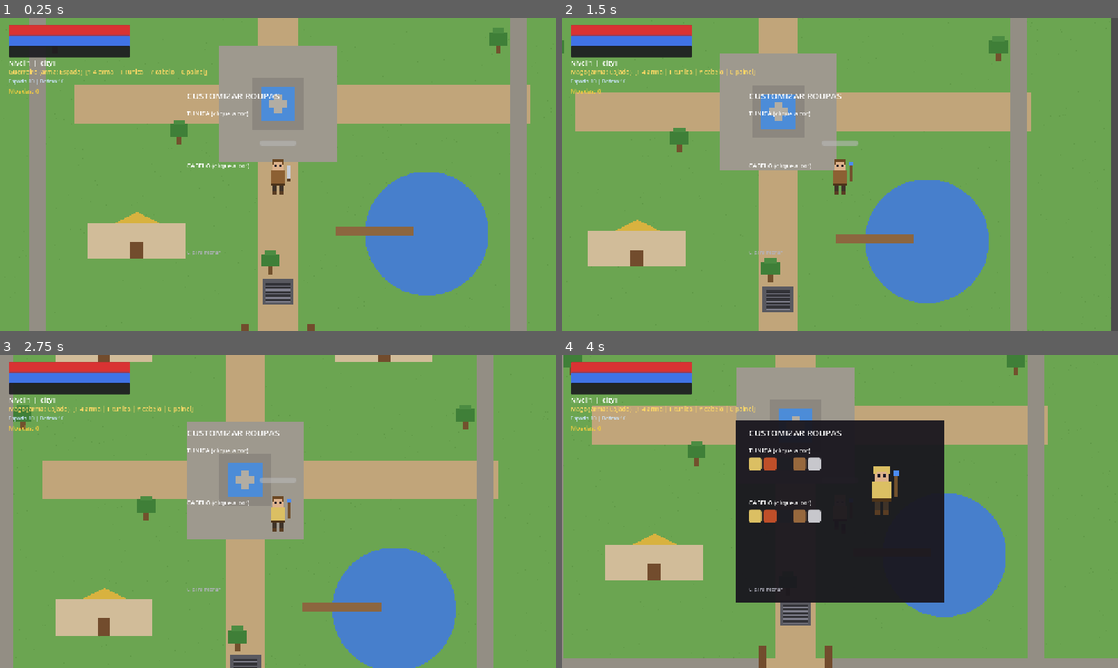
Above: before the commit, frames 1-4 (two rows, left to right).
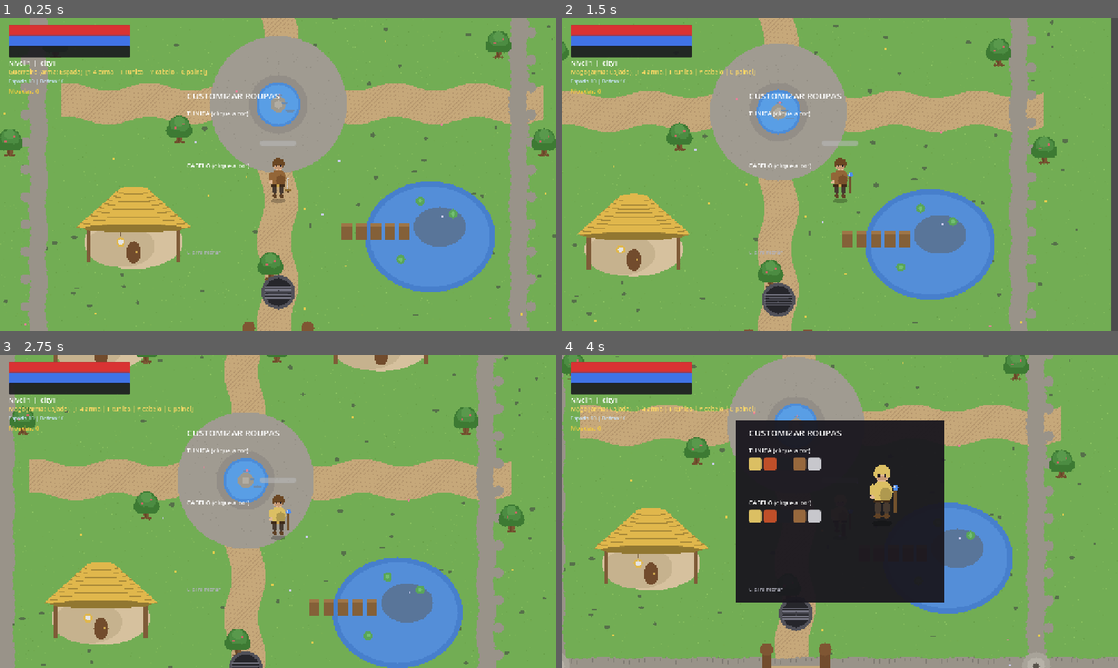
Above: after the commit, the same moments.

Repository: arielmarinho/grimstone
Game: Godot game, scene res://scenes/main.tscn
The game is run twice, just before and just after one commit, with the same random seed, the same clock (stepped at 60 frames per second) and the same inputs.
Inputs (mouse positions are in pixels of both pictures, inside the frame that each line leads up to):
- Up to frame 1 (0.25 s): no input
- Up to frame 2 (1.5 s): tap Enter at 0.5 s; move the mouse to (962, 158) at 0.52 s; tap 1 at 0.6 s; click (962, 158) at 0.67 s; move the mouse to (728, 190) at 1.27 s; tap 4 at 1.35 s; click (728, 190) at 1.42 s
- Up to frame 3 (2.75 s): move the mouse to (333, 442) at 2.02 s; tap T at 2.1 s; click (333, 442) at 2.17 s
- Up to frame 4 (4 s): move the mouse to (812, 574) at 2.77 s; tap Y at 2.85 s; click (812, 574) at 2.92 s; move the mouse to (1006, 558) at 3.52 s; tap C at 3.6 s; click (1006, 558) at 3.67 s

The runs differ from the first frame. In frame 1, 12% of the frame differs, in the area x 0-100%, y 0-100%; in frame 2, 11%; in frame 3, 12%; in frame 4, 9.2%.

Commit message:
Arte orgânica: knight e rato com elipses/sombras/highlights, armas afuniladas, cidade com muralha ondulada/torres/lago/vitórias-régias/flores, caverna com musgo/cristais/barris — 0 erros headless

Diff:
--- a/game/scripts/autoload/equips.gd
+++ b/game/scripts/autoload/equips.gd
@@ -42,39 +42,49 @@
 	match weapon:
 		"sword":
 			var steel: Color = w["cor"]
+			var steel_l: Color = Color(0.9, 0.91, 0.94)
 			if is_attack and f >= 2:
-				_draw_blade(img, cx + 10, sy + 4, 14, 4, steel)
-				_draw_blade(img, cx + 6, sy + 2, 6, 8, Color(0.9, 0.92, 0.95, 0.6))
+				_draw_blade(img, cx - 2, sy + 8, 22, 3, steel)
+				_draw_blade(img, cx - 6, sy + 5, 8, 8, Color(0.95, 0.95, 1.0, 0.45))
 			else:
-				_draw_blade(img, cx + 14, sy, 4, 22, steel)
-			_draw_blade(img, cx + 13, sy + 20, 6, 3, w["cor_cabo"])
+				for i in range(18):
+					var wdt = 3.0 - i * 0.12
+					_draw_blade(img, cx + 4 - wdt / 2, sy + i, int(wdt) + 1, 1, steel if i % 3 != 0 else steel_l)
+				_draw_blade(img, cx - 1, sy + 17, 10, 3, Color(0.55, 0.42, 0.2))
+				_draw_circle(img, cx + 4, sy + 21, 1.8, w["cor_cabo"])
 		"axe":
 			var steel: Color = w["cor"]
 			if is_attack and f >= 2:
-				_draw_blade(img, cx + 10, sy + 2, 14, 4, steel)
+				_draw_blade(img, cx - 2, sy + 6, 22, 3, steel)
+				_draw_circle(img, cx + 12, sy + 7, 4, Color(0.95, 0.95, 1.0, 0.4))
 			else:
-				_draw_blade(img, cx + 15, sy, 4, 22, w["cor_cabo"])
-				_draw_blade(img, cx + 13, sy - 2, 10, 10, steel)
-				_draw_blade(img, cx + 15, sy - 2, 6, 10, Color(0.85, 0.87, 0.9))
+				_draw_blade(img, cx + 3, sy - 2, 3, 24, w["cor_cabo"])
+				_draw_ellipse(img, cx + 9, sy + 2, 6, 7, steel)
+				_draw_ellipse(img, cx + 10.5, sy + 2, 3.5, 5, Color(0.88, 0.9, 0.93))
 		"bow":
 			var wood: Color = w["cor"]
 			var string_c: Color = w["cor_cabo"]
-			for i in range(10):
-				var off = abs(i - 5)
-				_draw_blade(img, cx + 16 + off / 2, sy + i * 2, 3, 2, wood)
-			_draw_blade(img, cx + 21, sy, 1, 20, string_c)
+			for i in range(14):
+				var ang = -1.2 + i * (2.4 / 13)
+				var bx = cx + 6 + cos(ang) * 4
+				var by = sy + 10 + sin(ang) * 11
+				_draw_circle(img, bx, by, 1.6, wood)
+			_draw_blade(img, cx + 10, sy - 1, 1, 22, string_c)
 			if is_attack and f >= 2:
-				_draw_blade(img, cx + 22, sy + 8, 12, 2, Color(0.9, 0.85, 0.7))
+				_draw_blade(img, cx + 10, sy + 9, 14, 2, Color(0.9, 0.85, 0.7))
+				_draw_blade(img, cx + 22, sy + 8, 3, 4, Color(0.85, 0.85, 0.85))
 		"staff":
 			var wood: Color = w["cor"]
 			var orb: Color = w["cor_orb"]
-			_draw_blade(img, cx + 15, sy, 4, 24, wood)
+			_draw_blade(img, cx + 3, sy - 2, 3, 26, wood)
 			var orb_c := orb
 			if is_attack and f >= 2:
-				orb_c = Color(0.7, 0.85, 1.0)
-			_draw_blade(img, cx + 14, sy - 6, 6, 6, orb_c)
+				orb_c = Color(0.75, 0.9, 1.0)
+			_draw_circle(img, cx + 4.5, sy - 5, 3.5, orb_c)
+			_draw_circle(img, cx + 3.5, sy - 6, 1.2, Color(1, 1, 1, 0.8))
 			if is_attack and f >= 2:
-				_draw_blade(img, cx + 24, sy + 2, 8, 8, Color(0.95, 0.6, 0.2))
+				_draw_circle(img, cx + 16, sy + 8, 4, Color(0.95, 0.6, 0.2))
+				_draw_circle(img, cx + 18, sy + 8, 2.2, Color(0.98, 0.85, 0.4))
 
 static func _draw_blade(img: Image, x: int, y: int, w: int, h: int, c: Color) -> void:
 	for j in range(h):
@@ -83,3 +93,16 @@
 			var py = y + j
 			if px >= 0 and py >= 0 and px < img.get_width() and py < img.get_height():
 				img.set_pixel(px, py, c)
+
+static func _draw_ellipse(img: Image, cx: float, cy: float, rx: float, ry: float, c: Color) -> void:
+	for j in range(int(cy - ry) - 1, int(cy + ry) + 2):
+		for i in range(int(cx - rx) - 1, int(cx + rx) + 2):
+			if i < 0 or j < 0 or i >= img.get_width() or j >= img.get_height():
+				continue
+			var dx = (i - cx) / max(rx, 0.1)
+			var dy = (j - cy) / max(ry, 0.1)
+			if dx * dx + dy * dy <= 1.0:
+				img.set_pixel(i, j, c)
+
+static func _draw_circle(img: Image, cx: float, cy: float, r: float, c: Color) -> void:
+	_draw_ellipse(img, cx, cy, r, r, c)
--- a/game/scripts/autoload/tex_helper.gd
+++ b/game/scripts/autoload/tex_helper.gd
@@ -1,7 +1,7 @@
 class_name TexHelper
 extends Object
-## TexHelper — carrega sprite real do disco (PNG ou .b64); se nao existir, gera arte procedural
-## Suporta weapon/hair/tunic para o sistema de classes estilo Rucoy
+## TexHelper — carrega sprite real do disco (PNG ou .b64); se nao existir, gera arte procedural ORGANICA
+## (círculos/elipses com sombreado — fiel as referencias Rucoy)
 
 static func load_sheet(path: String, frame_count: int = 4) -> Array[Texture2D]:
 	var img := _load_image(path)
@@ -58,7 +58,7 @@
 		frames.append(ImageTexture.create_from_image(img))
 	return frames
 
-# ---------- KNIGHT (cabelo castanho, tunica marrom, espada — cores customizaveis) ----------
+# ---------- KNIGHT ORGANICO ----------
 static func _draw_knight(img: Image, f: int, is_attack: bool, is_death: bool, is_walk: bool, weapon: String = "sword", hair_color: String = "castanho", tunic_color: String = "castanho") -> void:
 	var cx := 48
 	var bob := 0
@@ -73,67 +73,101 @@
 	var hair := Color(0.42, 0.28, 0.14)
 	if hair_color != "castanho" and Equips.CLOTHES_COLORS.has(hair_color):
 		hair = Equips.CLOTHES_COLORS[hair_color]
-	var skin := Color(0.87, 0.7, 0.55)
-	var tunic := Color(0.55, 0.38, 0.2)
+	var skin := Color(0.88, 0.72, 0.58)
+	var skin_sh := Color(0.78, 0.6, 0.46)
+	var tunic := Color(0.58, 0.4, 0.22)
+	var tunic_d := Color(0.48, 0.32, 0.17)
 	if tunic_color != "castanho" and Equips.CLOTHES_COLORS.has(tunic_color):
 		tunic = Equips.CLOTHES_COLORS[tunic_color]
-	var belt := Color(0.3, 0.2, 0.1)
-	var pants := Color(0.25, 0.2, 0.16)
-	var boots := Color(0.35, 0.24, 0.14)
-	var steel := Color(0.78, 0.8, 0.84)
+		tunic_d = tunic.darkened(0.2)
+	var pants := Color(0.28, 0.23, 0.19)
+	var boots := Color(0.38, 0.26, 0.15)
 	if is_death:
-		_draw_rect(img, cx - 16, 78, 32, 8, tunic)
-		_draw_rect(img, cx - 22, 78, 8, 8, skin)
-		_draw_rect(img, cx - 23, 77, 8, 4, hair)
-		_draw_rect(img, cx + 14, 74, 3, 16, steel)
+		_draw_ellipse(img, cx + 2, 84, 16, 5, tunic)
+		_draw_circle(img, cx - 18, 84, 6, skin)
+		_draw_ellipse(img, cx - 20, 82, 6, 3, hair)
+		_draw_ellipse(img, cx + 18, 86, 8, 3, pants)
+		_draw_rect(img, cx + 14, 90, 14, 2, Color(0.8, 0.82, 0.86))
 		return
-	_draw_rect(img, cx - 8, 64 + leg_l, 6, 12, pants)
-	_draw_rect(img, cx + 2, 64 + leg_r, 6, 12, pants)
-	_draw_rect(img, cx - 8, 74 + leg_l, 6, 5, boots)
-	_draw_rect(img, cx + 2, 74 + leg_r, 6, 5, boots)
-	_draw_rect(img, cx - 11, 40 + bob, 22, 24, tunic)
-	_draw_rect(img, cx - 11, 60 + bob, 22, 4, belt)
-	_draw_rect(img, cx - 8, 26 + bob, 16, 14, skin)
-	_draw_rect(img, cx - 9, 23 + bob, 18, 6, hair)
-	_draw_rect(img, cx - 9, 27 + bob, 3, 5, hair)
-	_draw_rect(img, cx + 6, 27 + bob, 3, 5, hair)
-	_draw_rect(img, cx - 5, 32 + bob, 3, 3, Color(0.1, 0.1, 0.15))
-	_draw_rect(img, cx + 2, 32 + bob, 3, 3, Color(0.1, 0.1, 0.15))
-	var sy := 34 + bob
+	_draw_ellipse(img, cx, 88, 11, 3.5, Color(0, 0, 0, 0.25))
+	_draw_ellipse(img, cx - 5, 70 + leg_l, 3.5, 8, pants)
+	_draw_ellipse(img, cx + 5, 70 + leg_r, 3.5, 8, pants)
+	_draw_ellipse(img, cx - 5, 80 + leg_l, 4, 3, boots)
+	_draw_ellipse(img, cx + 5, 80 + leg_r, 4, 3, boots)
+	_draw_ellipse(img, cx, 52 + bob, 12, 13, tunic)
+	_draw_ellipse(img, cx + 4, 56 + bob, 7, 9, tunic_d)
+	_draw_rect(img, cx - 10, 62 + bob, 20, 3, Color(0.25, 0.17, 0.1))
+	_draw_circle(img, cx, 63.5 + bob, 1.5, Color(0.8, 0.65, 0.3))
+	_draw_ellipse(img, cx - 11, 50 + bob, 3, 7, tunic)
+	_draw_circle(img, cx - 11, 58 + bob, 2.5, skin)
+	_draw_circle(img, cx, 32 + bob, 8.5, skin)
+	_draw_ellipse(img, cx, 36 + bob, 6, 3, skin_sh)
+	_draw_ellipse(img, cx, 27 + bob, 8.5, 5.5, hair)
+	_draw_ellipse(img, cx - 7, 31 + bob, 2.5, 4, hair)
+	_draw_ellipse(img, cx + 7, 31 + bob, 2.5, 4, hair)
+	_draw_circle(img, cx - 3.5, 33 + bob, 1.3, Color(0.12, 0.1, 0.14))
+	_draw_circle(img, cx + 3.5, 33 + bob, 1.3, Color(0.12, 0.1, 0.14))
+	_draw_circle(img, cx - 3.5, 33.5 + bob, 0.5, Color(0.9, 0.9, 0.9))
+	_draw_circle(img, cx + 3.5, 33.5 + bob, 0.5, Color(0.9, 0.9, 0.9))
+	var hand_x := cx + 11
+	var hand_y := 52 + bob
 	if Equips.WEAPONS.has(weapon):
-		Equips.draw_weapon(img, weapon, cx, sy, f, is_attack)
-	else:
-		_draw_rect(img, cx + 14, sy, 4, 22, steel)
-		_draw_rect(img, cx + 13, sy + 20, 6, 3, belt)
-
-# ---------- RATO (marrom, olhos vermelhos, orelhas rosas) ----------
+		Equips.draw_weapon(img, weapon, hand_x, hand_y, f, is_attack)
+
+# ---------- RATO ORGANICO ----------
 static func _draw_rat(img: Image, f: int, is_attack: bool, is_death: bool, is_walk: bool) -> void:
-	var cx := 48
-	var fur := Color(0.45, 0.32, 0.18)
-	var fur2 := Color(0.55, 0.42, 0.25)
-	var ear := Color(0.85, 0.62, 0.65)
-	var eye := Color(0.9, 0.12, 0.12)
+	var cx := 44
+	var fur := Color(0.48, 0.34, 0.19)
+	var fur_d := Color(0.38, 0.27, 0.15)
+	var belly := Color(0.72, 0.62, 0.5)
+	var ear := Color(0.82, 0.58, 0.6)
+	var eye := Color(0.85, 0.1, 0.1)
 	var bob: int = [0, 1, 0, 1][f]
 	if is_death:
-		_draw_rect(img, cx - 18, 82, 36, 6, fur)
-		_draw_rect(img, cx + 16, 80, 10, 4, ear)
+		_draw_ellipse(img, cx, 86, 17, 5, fur)
+		_draw_circle(img, cx + 18, 84, 6, fur)
+		_draw_circle(img, cx + 15, 80, 3, ear)
+		_draw_circle(img, cx + 21, 81, 3, ear)
+		_draw_ellipse(img, cx - 8, 78, 2, 5, Color(0.7, 0.5, 0.5))
+		_draw_ellipse(img, cx - 2, 77, 2, 5, Color(0.7, 0.5, 0.5))
 		return
-	_draw_rect(img, cx - 16, 62 + bob, 30, 16, fur)
-	_draw_rect(img, cx - 14, 70 + bob, 26, 8, fur2)
-	_draw_rect(img, cx + 10, 58 + bob, 16, 14, fur)
-	_draw_rect(img, cx + 24, 64 + bob, 4, 6, fur2)
-	_draw_rect(img, cx + 10, 52 + bob, 5, 6, ear)
-	_draw_rect(img, cx + 19, 52 + bob, 5, 6, ear)
-	_draw_rect(img, cx + 17, 61 + bob, 3, 3, eye)
+	_draw_ellipse(img, cx, 88, 15, 3.5, Color(0, 0, 0, 0.25))
+	_draw_ellipse(img, cx - 20, 80 - bob * 2, 6, 2.5, ear)
+	_draw_ellipse(img, cx - 26, 76 - bob * 3, 5, 2, ear)
+	_draw_ellipse(img, cx, 74 + bob, 16, 9, fur)
+	_draw_ellipse(img, cx - 2, 78 + bob, 11, 5, belly)
+	_draw_circle(img, cx + 16, 66 + bob, 7.5, fur)
+	_draw_ellipse(img, cx + 20, 69 + bob, 5, 3, fur_d)
+	_draw_circle(img, cx + 24, 68 + bob, 1.5, Color(0.75, 0.5, 0.5))
+	_draw_circle(img, cx + 12, 59 + bob, 3.5, ear)
+	_draw_circle(img, cx + 20, 58 + bob, 3.5, ear)
+	_draw_circle(img, cx + 12, 59 + bob, 1.8, Color(0.7, 0.45, 0.5))
+	_draw_circle(img, cx + 20, 58 + bob, 1.8, Color(0.7, 0.45, 0.5))
+	_draw_circle(img, cx + 18, 65 + bob, 1.8, eye)
+	_draw_circle(img, cx + 18.5, 64.5 + bob, 0.6, Color(1.0, 0.6, 0.6))
+	_draw_rect(img, cx + 22, 71 + bob, 1.5, 2.5, Color(0.95, 0.95, 0.9))
+	_draw_rect(img, cx + 24, 71 + bob, 1.5, 2.5, Color(0.95, 0.95, 0.9))
 	var step := 0
 	if is_walk:
 		step = [2, 0, -2, 0][f]
-	_draw_rect(img, cx - 12, 76 + step, 4, 5, fur)
-	_draw_rect(img, cx + 2, 76 - step, 4, 5, fur)
-	_draw_rect(img, cx - 24, 66 + bob, 8, 3, ear)
+	_draw_ellipse(img, cx - 8, 84 + step, 2.5, 2, fur_d)
+	_draw_ellipse(img, cx + 2, 84 - step, 2.5, 2, fur_d)
 	if is_attack and f >= 2:
-		_draw_rect(img, cx + 22, 66 + bob, 8, 4, Color(0.75, 0.3, 0.3))
-		_draw_rect(img, cx + 24, 66 + bob, 2, 2, Color(0.95, 0.95, 0.9))
+		_draw_ellipse(img, cx + 22, 71 + bob, 4, 2.5, Color(0.7, 0.25, 0.25))
+		_draw_circle(img, cx + 21, 69.5 + bob, 1, Color(0.95, 0.95, 0.9))
+
+static func _draw_ellipse(img: Image, cx: float, cy: float, rx: float, ry: float, c: Color) -> void:
+	for j in range(int(cy - ry) - 1, int(cy + ry) + 2):
+		for i in range(int(cx - rx) - 1, int(cx + rx) + 2):
+			if i < 0 or j < 0 or i >= img.get_width() or j >= img.get_height():
+				continue
+			var dx = (i - cx) / max(rx, 0.1)
+			var dy = (j - cy) / max(ry, 0.1)
+			if dx * dx + dy * dy <= 1.0:
+				img.set_pixel(i, j, c)
+
+static func _draw_circle(img: Image, cx: float, cy: float, r: float, c: Color) -> void:
+	_draw_ellipse(img, cx, cy, r, r, c)
 
 static func _draw_rect(img: Image, x: int, y: int, w: int, h: int, c: Color) -> void:
 	for j in range(h):
@@ -151,109 +185,179 @@
 		return _map_cave()
 	return _map_city()
 
-# ---------- CIDADE 1 (muralha, fonte central, lojas, lago, portao sul, bueiro) ----------
+# ---------- CIDADE 1 ORGANICA ----------
 static func _map_city() -> Texture2D:
 	var W := 1024
 	var H := 1024
 	var img = Image.create(W, H, false, Image.FORMAT_RGBA8)
-	img.fill(Color(0.42, 0.65, 0.32))
-	for i in range(2400):
+	img.fill(Color(0.45, 0.68, 0.33))
+	for i in range(9000):
 		var x = randi() % W
 		var y = randi() % H
-		img.set_pixel(x, y, Color(0.38, 0.6, 0.28))
-	var dirt := Color(0.76, 0.65, 0.48)
-	for y in range(200, 900):
-		for x in range(W / 2 - 30, W / 2 + 30):
+		var shade = 0.4 + randf() * 0.15
+		img.set_pixel(x, y, Color(shade, shade + 0.22, shade * 0.7))
+	for i in range(140):
+		var x = 20 + randi() % (W - 40)
+		var y = 20 + randi() % (H - 40)
+		_draw_ellipse(img, x, y, 2 + randf() * 3, 1.5 + randf() * 2, Color(0.38, 0.58, 0.28, 0.5))
+	var dirt := Color(0.78, 0.66, 0.48)
+	var dirt_d := Color(0.7, 0.58, 0.42)
+	for y in range(180, 920):
+		var wobble = sin(y * 0.05) * 6
+		for x in range(W / 2 - 26 + wobble, W / 2 + 26 + wobble):
+			var c = dirt if (x + y) % 7 != 0 else dirt_d
+			img.set_pixel(x, y, c)
+	for x in range(180, 920):
+		var wobble = cos(x * 0.05) * 6
+		for y in range(H / 2 - 26 + wobble, H / 2 + 26 + wobble):
+			var c = dirt if (x + y) % 7 != 0 else dirt_d
+			img.set_pixel(x, y, c)
+	_draw_circle(img, W / 2, H / 2, 105, Color(0.63, 0.61, 0.57))
+	for i in range(400):
+		var ang = randf() * TAU
+		var r = randf() * 100
+		var px = W / 2 + cos(ang) * r
+		var py = H / 2 + sin(ang) * r
+		img.set_pixel(px, py, Color(0.58, 0.56, 0.52))
+	_draw_circle(img, W / 2, H / 2, 45, Color(0.58, 0.56, 0.53))
+	_draw_circle(img, W / 2, H / 2, 34, Color(0.3, 0.55, 0.85))
+	_draw_circle(img, W / 2, H / 2, 30, Color(0.35, 0.62, 0.9))
+	_draw_circle(img, W / 2, H / 2, 12, Color(0.62, 0.6, 0.56))
+	_draw_circle(img, W / 2, H / 2, 6, Color(0.7, 0.68, 0.64))
+	for i in range(3):
+		_draw_ellipse(img, W / 2 + 18 - i * 8, H / 2 + 10 - i * 12, 6 - i, 2 - i * 0.5, Color(0.5, 0.72, 0.95, 0.6))
+	var wall := Color(0.6, 0.58, 0.54)
+	var wall_d := Color(0.5, 0.48, 0.45)
+	for i in range(0, W, 2):
+		var wv = sin(i * 0.08) * 2
+		_draw_ellipse(img, i, 143 + wv, 2.2, 14, wall)
+		if i % 8 == 0:
+			_draw_ellipse(img, i + 1, 143 + wv, 1.8, 14, wall_d)
+		_draw_ellipse(img, i, 881 + wv, 2.2, 14, wall)
+		if i % 8 == 0:
+			_draw_ellipse(img, i + 1, 881 + wv, 1.8, 14, wall_d)
+	for j in range(143, 895, 2):
+		var wv = cos(j * 0.08) * 2
+		_draw_ellipse(img, 143 + wv, j, 14, 2.2, wall)
+		if j % 8 == 0:
+			_draw_ellipse(img, 143 + wv, j + 1, 14, 1.8, wall_d)
+		_draw_ellipse(img, 881 + wv, j, 14, 2.2, wall)
+		if j % 8 == 0:
+			_draw_ellipse(img, 881 + wv, j + 1, 14, 1.8, wall_d)
+	for i in range(150, 860, 42):
+		_draw_circle(img, i, 124, 8, wall)
+		_draw_circle(img, i, 900, 8, wall)
+	for j in range(150, 860, 42):
+		_draw_circle(img, 124, j, 8, wall)
+		_draw_circle(img, 900, j, 8, wall)
+	for pos in [[143, 143], [881, 143], [143, 881], [881, 881]]:
+		_draw_circle(img, pos[0], pos[1], 22, Color(0.66, 0.64, 0.6))
+		_draw_circle(img, pos[0], pos[1], 14, Color(0.72, 0.7, 0.66))
+		_draw_circle(img, pos[0], pos[1], 5, Color(0.35, 0.33, 0.3))
+	for y in range(881, 1024):
+		for x in range(W / 2 - 46, W / 2 + 46):
 			img.set_pixel(x, y, dirt)
-	for x in range(200, 900):
-		for y in range(H / 2 - 30, H / 2 + 30):
-			img.set_pixel(x, y, dirt)
-	for y in range(H / 2 - 90, H / 2 + 90):
-		for x in range(W / 2 - 90, W / 2 + 90):
-			img.set_pixel(x, y, Color(0.62, 0.6, 0.56))
-	for y in range(H / 2 - 40, H / 2 + 40):
-		for x in range(W / 2 - 40, W / 2 + 40):
-			img.set_pixel(x, y, Color(0.55, 0.53, 0.5))
-	for y in range(H / 2 - 26, H / 2 + 26):
-		for x in range(W / 2 - 26, W / 2 + 26):
-			img.set_pixel(x, y, Color(0.3, 0.55, 0.85))
-	_draw_rect(img, W / 2 - 6, H / 2 - 14, 12, 28, Color(0.7, 0.68, 0.64))
-	_draw_rect(img, W / 2 - 14, H / 2 - 6, 28, 12, Color(0.7, 0.68, 0.64))
-	var wall := Color(0.58, 0.56, 0.52)
-	var wall_dark := Color(0.48, 0.46, 0.43)
-	for i in range(W):
-		_draw_rect(img, i, 130, 1, 26, wall)
-		_draw_rect(img, i, 130, 1, 4, wall_dark)
-		_draw_rect(img, i, 868, 1, 26, wall)
-	for j in range(130, 894):
-		_draw_rect(img, 130, j, 26, 1, wall)
-		_draw_rect(img, 868, j, 26, 1, wall)
-	for i in range(140, 860, 40):
-		_draw_rect(img, i, 118, 20, 12, wall)
-		_draw_rect(img, i, 868, 20, 12, wall)
-	for y in range(868, 1024):
-		for x in range(W / 2 - 50, W / 2 + 50):
-			img.set_pixel(x, y, dirt)
-	_draw_rect(img, W / 2 - 56, 850, 12, 60, Color(0.45, 0.3, 0.18))
-	_draw_rect(img, W / 2 + 44, 850, 12, 60, Color(0.45, 0.3, 0.18))
-	_draw_building(img, 220, 220, 150, 110, Color(0.25, 0.4, 0.75))
-	_draw_building(img, 650, 220, 150, 110, Color(0.55, 0.3, 0.7))
-	_draw_building(img, 220, 640, 150, 110, Color(0.85, 0.7, 0.25))
-	for y in range(600, 820):
-		for x in range(640, 840):
-			if Vector2(x - 740, y - 710).length() < 95:
-				img.set_pixel(x, y, Color(0.28, 0.5, 0.8))
-	for x in range(600, 720):
-		_draw_rect(img, x, 700, 1, 14, Color(0.55, 0.4, 0.25))
-	for pos in [[360, 300], [560, 300], [360, 560], [170, 420], [850, 420], [500, 760]]:
+	_draw_rect(img, W / 2 - 52, 860, 14, 70, Color(0.45, 0.3, 0.18))
+	_draw_rect(img, W / 2 + 38, 860, 14, 70, Color(0.45, 0.3, 0.18))
+	_draw_circle(img, W / 2 - 45, 855, 10, Color(0.5, 0.34, 0.2))
+	_draw_circle(img, W / 2 + 45, 855, 10, Color(0.5, 0.34, 0.2))
+	_draw_building(img, 210, 220, 160, 115, Color(0.3, 0.45, 0.8))
+	_draw_building(img, 640, 220, 160, 115, Color(0.6, 0.35, 0.75))
+	_draw_building(img, 210, 640, 160, 115, Color(0.88, 0.72, 0.3))
+	_draw_ellipse(img, 745, 715, 100, 85, Color(0.28, 0.5, 0.8))
+	_draw_ellipse(img, 745, 715, 92, 77, Color(0.33, 0.56, 0.85))
+	_draw_ellipse(img, 760, 700, 40, 30, Color(0.4, 0.62, 0.9, 0.5))
+	for pos in [[700, 750], [780, 680], [730, 660]]:
+		_draw_circle(img, pos[0], pos[1], 7, Color(0.35, 0.65, 0.35))
+		_draw_circle(img, pos[0], pos[1], 3, Color(0.45, 0.75, 0.45))
+	for i in range(5):
+		_draw_rect(img, 610 + i * 22, 695, 16, 26, Color(0.52, 0.38, 0.22))
+		_draw_rect(img, 610 + i * 22, 695, 16, 5, Color(0.62, 0.46, 0.28))
+	for pos in [[360, 320], [560, 320], [360, 560], [170, 430], [850, 430], [500, 770], [920, 580], [100, 580]]:
 		_draw_tree(img, pos[0], pos[1])
-	_draw_rect(img, W / 2 - 24, 780, 48, 40, Color(0.35, 0.35, 0.38))
-	_draw_rect(img, W / 2 - 18, 786, 36, 28, Color(0.2, 0.2, 0.22))
+	for i in range(40):
+		var fx = 20 + randi() % (W - 40)
+		var fy = 20 + randi() % (H - 40)
+		if img.get_pixel(fx, fy).g > 0.5:
+			var fc = [Color(0.9, 0.8, 0.3), Color(0.9, 0.5, 0.6), Color(0.8, 0.8, 0.95)][randi() % 3]
+			_draw_circle(img, fx, fy, 1.5, fc)
+	_draw_circle(img, W / 2, 800, 26, Color(0.32, 0.32, 0.35))
+	_draw_circle(img, W / 2, 800, 21, Color(0.15, 0.15, 0.17))
 	for i in range(5):
-		_draw_rect(img, W / 2 - 18, 790 + i * 6, 36, 2, Color(0.5, 0.5, 0.55))
+		_draw_rect(img, W / 2 - 21, 792 + i * 4, 42, 2, Color(0.45, 0.45, 0.5))
+	_draw_ellipse(img, W / 2, 800, 21, 3, Color(0.25, 0.25, 0.28))
 	return ImageTexture.create_from_image(img)
 
 static func _draw_building(img: Image, x: int, y: int, w: int, h: int, roof: Color) -> void:
-	for j in range(h / 2, h):
-		for i in range(w):
-			img.set_pixel(x + i, y + j, Color(0.82, 0.74, 0.6))
-	for j in range(0, h / 2):
-		for i in range(w - j * 2, j * 2 + 2):
-			img.set_pixel(x + i, y + j, roof)
-	_draw_rect(img, x + w / 2 - 10, y + h - 26, 20, 26, Color(0.45, 0.3, 0.18))
+	var roof_d := roof.darkened(0.25)
+	_draw_ellipse(img, x + w / 2, y + h * 0.72, w / 2 - 4, h * 0.36, Color(0.84, 0.76, 0.62))
+	_draw_ellipse(img, x + w / 2 - 20, y + h * 0.78, w / 3, h * 0.28, Color(0.78, 0.7, 0.56))
+	_draw_rect(img, x + 8, y + h * 0.5, 6, h * 0.5, Color(0.5, 0.36, 0.22))
+	_draw_rect(img, x + w - 14, y + h * 0.5, 6, h * 0.5, Color(0.5, 0.36, 0.22))
+	for i in range(int(h * 0.52)):
+		var t = float(i) / (h * 0.52)
+		var rw = w / 2 * (1 - t * 0.85) + 8
+		_draw_ellipse(img, x + w / 2, y + h * 0.52 - i, rw, 4, roof if i % 6 != 0 else roof_d)
+	_draw_ellipse(img, x + w / 2, y + h * 0.54, w / 2 - 2, 6, roof.darkened(0.35))
+	_draw_ellipse(img, x + w / 2, y + h - 16, 11, 17, Color(0.45, 0.3, 0.18))
+	_draw_circle(img, x + w / 2 + 5, y + h - 16, 1.5, Color(0.8, 0.65, 0.3))
+	_draw_rect(img, x + w / 2 - 20, y + h * 0.6, 1.5, 10, Color(0.4, 0.3, 0.2))
+	_draw_circle(img, x + w / 2 - 20, y + h * 0.6 + 14, 7, roof)
+	_draw_circle(img, x + w / 2 - 20, y + h * 0.6 + 14, 4, Color(1, 1, 1, 0.85))
 
 static func _draw_tree(img: Image, x: int, y: int) -> void:
-	_draw_rect(img, x - 4, y, 8, 14, Color(0.45, 0.32, 0.18))
-	_draw_rect(img, x - 14, y - 18, 28, 20, Color(0.25, 0.5, 0.22))
-	_draw_rect(img, x - 9, y - 24, 18, 8, Color(0.3, 0.55, 0.26))
-
-# ---------- CAVERNA DOS RATOS (pedra escura, grade de saida, caixas, cristais) ----------
+	_draw_ellipse(img, x, y + 2, 4.5, 10, Color(0.48, 0.34, 0.2))
+	_draw_ellipse(img, x - 1, y + 2, 2, 8, Color(0.4, 0.28, 0.16))
+	_draw_ellipse(img, x - 5, y + 10, 3, 2, Color(0.44, 0.31, 0.18))
+	_draw_ellipse(img, x + 5, y + 10, 3, 2, Color(0.44, 0.31, 0.18))
+	_draw_circle(img, x, y - 14, 17, Color(0.24, 0.48, 0.2))
+	_draw_circle(img, x - 9, y - 8, 11, Color(0.24, 0.48, 0.2))
+	_draw_circle(img, x + 9, y - 8, 11, Color(0.24, 0.48, 0.2))
+	_draw_circle(img, x - 4, y - 18, 10, Color(0.3, 0.55, 0.26))
+	_draw_circle(img, x + 6, y - 16, 9, Color(0.3, 0.55, 0.26))
+	_draw_circle(img, x, y - 22, 8, Color(0.35, 0.6, 0.3))
+	_draw_circle(img, x - 6, y - 12, 1.5, Color(0.8, 0.4, 0.4))
+	_draw_circle(img, x + 7, y - 18, 1.5, Color(0.8, 0.4, 0.4))
+
+# ---------- CAVERNA ORGANICA ----------
 static func _map_cave() -> Texture2D:
 	var W := 1024
 	var H := 1024
 	var img = Image.create(W, H, false, Image.FORMAT_RGBA8)
-	img.fill(Color(0.16, 0.13, 0.11))
-	for y in range(60, H - 60):
-		for x in range(60, W - 60):
-			img.set_pixel(x, y, Color(0.38, 0.33, 0.28))
-	for i in range(1600):
-		var x = 60 + randi() % (W - 120)
-		var y = 60 + randi() % (H - 120)
-		img.set_pixel(x, y, Color(0.33, 0.29, 0.24))
-	var rock := Color(0.22, 0.19, 0.16)
+	img.fill(Color(0.14, 0.11, 0.09))
+	for y in range(70, H - 70):
+		for x in range(70, W - 70):
+			var n = sin(x * 0.05) * cos(y * 0.05) * 0.03 + randf() * 0.04
+			img.set_pixel(x, y, Color(0.4 + n, 0.35 + n, 0.3 + n))
 	for i in range(60):
+		var mx = 90 + randi() % (W - 180)
+		var my = 90 + randi() % (H - 180)
+		_draw_ellipse(img, mx, my, 4 + randf() * 8, 3 + randf() * 6, Color(0.3, 0.42, 0.25, 0.4))
+	for i in range(120):
 		var rx = randi() % W
 		var ry = randi() % H
 		var edge = min(min(rx, W - rx), min(ry, H - ry))
-		if edge < 60:
-			_draw_rect(img, rx, ry, 6, 6, rock)
-	_draw_rect(img, W / 2 - 24, 70, 48, 40, Color(0.35, 0.35, 0.38))
-	_draw_rect(img, W / 2 - 18, 76, 36, 28, Color(0.12, 0.12, 0.13))
+		if edge < 90:
+			_draw_circle(img, rx, ry, 4 + randf() * 10, Color(0.2, 0.17, 0.14))
+	_draw_circle(img, W / 2, 95, 30, Color(0.32, 0.32, 0.35))
+	_draw_circle(img, W / 2, 95, 24, Color(0.1, 0.1, 0.12))
 	for i in range(5):
-		_draw_rect(img, W / 2 - 18, 80 + i * 6, 36, 2, Color(0.5, 0.5, 0.55))
-	for pos in [[200, 300], [240, 320], [800, 500], [300, 700]]:
-		_draw_rect(img, pos[0], pos[1], 40, 40, Color(0.5, 0.36, 0.2))
-		_draw_rect(img, pos[0], pos[1], 40, 6, Color(0.6, 0.45, 0.26))
-	for pos in [[100, 200], [900, 300], [150, 800], [880, 760]]:
-		_draw_rect(img, pos[0], pos[1], 8, 12, Color(0.5, 0.75, 0.9))
+		_draw_rect(img, W / 2 - 24, 85 + i * 5, 48, 2, Color(0.45, 0.45, 0.5))
+	for pos in [[200, 300], [248, 325], [800, 500], [300, 700], [700, 250]]:
+		_draw_rect(img, pos[0] - 19, pos[1] - 19, 38, 38, Color(0.52, 0.38, 0.22))
+		_draw_rect(img, pos[0] - 19, pos[1] - 19, 38, 7, Color(0.62, 0.46, 0.28))
+		_draw_rect(img, pos[0] - 19, pos[1] - 12, 38, 3, Color(0.42, 0.3, 0.18))
+		_draw_ellipse(img, pos[0], pos[1] + 22, 20, 4, Color(0, 0, 0, 0.25))
+	for pos in [[830, 620], [180, 550]]:
+		_draw_ellipse(img, pos[0], pos[1], 14, 17, Color(0.55, 0.4, 0.24))
+		_draw_ellipse(img, pos[0], pos[1], 14, 5, Color(0.68, 0.52, 0.32))
+		_draw_rect(img, pos[0] - 14, pos[1] - 4, 28, 3, Color(0.35, 0.28, 0.2))
+	for pos in [[110, 210], [905, 300], [150, 800], [880, 760], [500, 950]]:
+		_draw_circle(img, pos[0], pos[1], 6, Color(0.45, 0.7, 0.88))
+		_draw_circle(img, pos[0] - 1, pos[1] - 2, 3, Color(0.7, 0.88, 0.98))
+		_draw_circle(img, pos[0], pos[1] + 10, 8, Color(0.45, 0.7, 0.88, 0.15))
+	for i in range(30):
+		var px = 100 + randi() % (W - 200)
+		var py = 100 + randi() % (H - 200)
+		_draw_ellipse(img, px, py, 2 + randf() * 4, 1.5 + randf() * 3, Color(0.33, 0.29, 0.25))
 	return ImageTexture.create_from_image(img)
